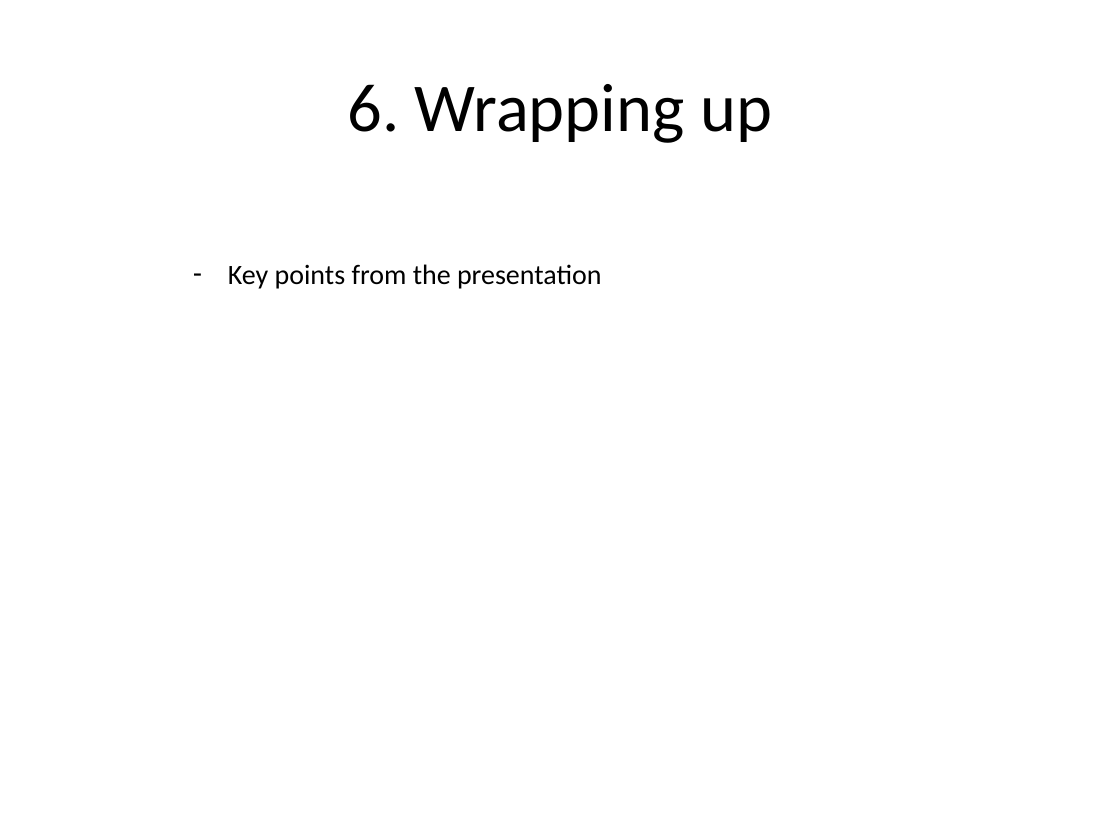
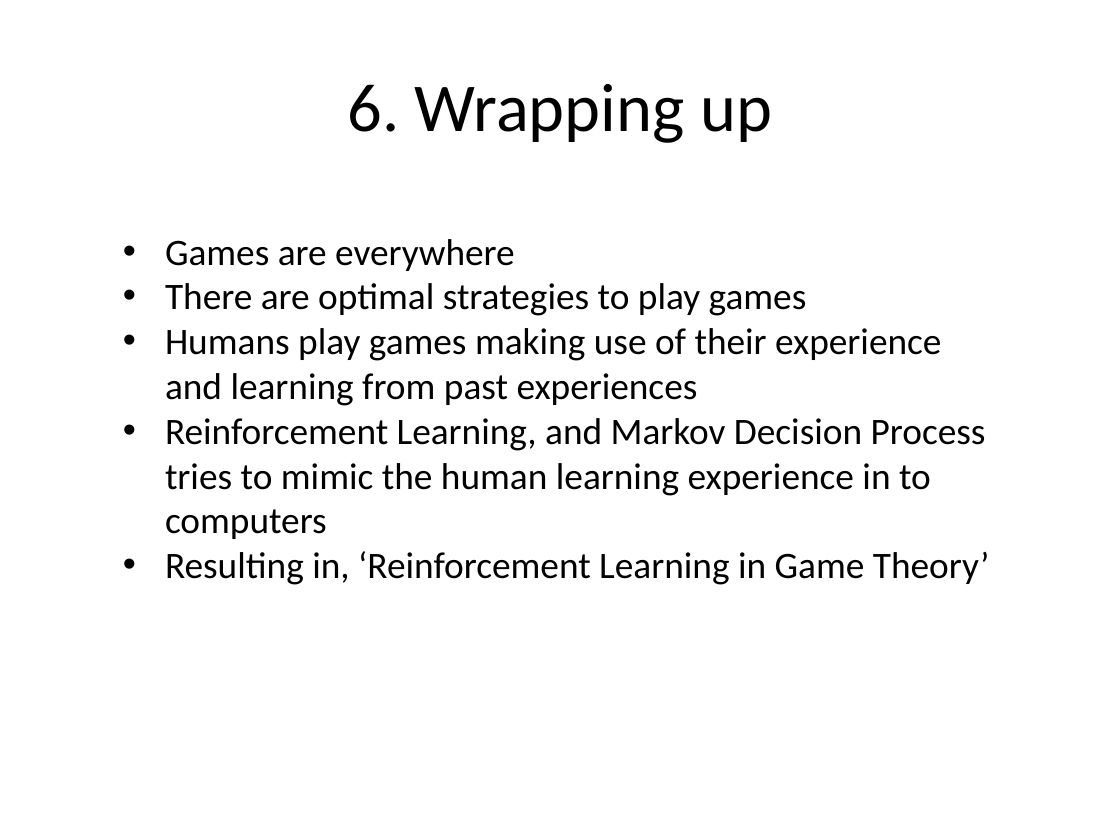
Before and after one commit to talhajansari/dermalink, a slide deck: slide 7 of FRONT_END/logo_lab/FINAL_presentation.pptx. Drawn at 1120x840 pixels with LibreOffice and Linux fonts; fonts in the diff are those of the drawing. Boxes give left, top, right and bottom in pixels: in the first picture for what was removed or moved away, otherwise in the second. Text is boxed around its words. In the diff, an @@ line names an element or a change of style, - is before the commit and + after.

```diff
--- a/FRONT_END/logo_lab/FINAL_presentation.pptx
+++ b/FRONT_END/logo_lab/FINAL_presentation.pptx
@@ text added at (165, 239, 989, 585), 24 pt, text #000000 @@
+  • Games are everywhere
+  • There are optimal strategies to play games
+  • Humans play games making use of their experience and learning from past experiences
+  • Reinforcement Learning, and Markov Decision Process tries to mimic the human learning experience in to computers
+  • Resulting in, ‘Reinforcement Learning in Game Theory’
@@ text removed at (228, 264, 602, 289) @@
-– Key points from the presentation
```
Also in this commit, not shown: 5 other slides changed, 7 other files.
